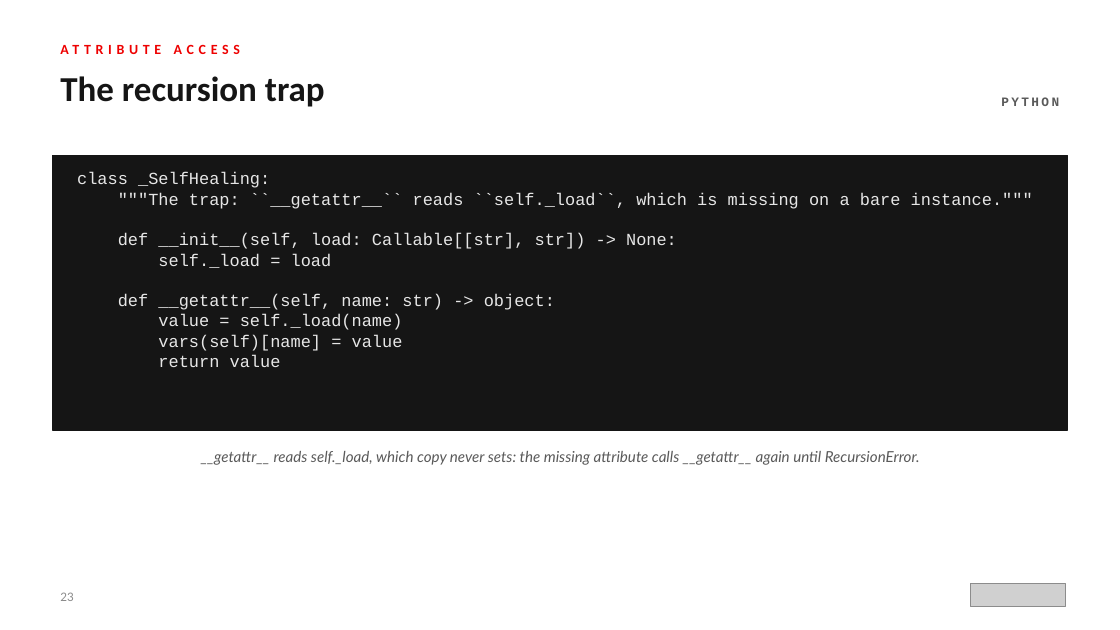
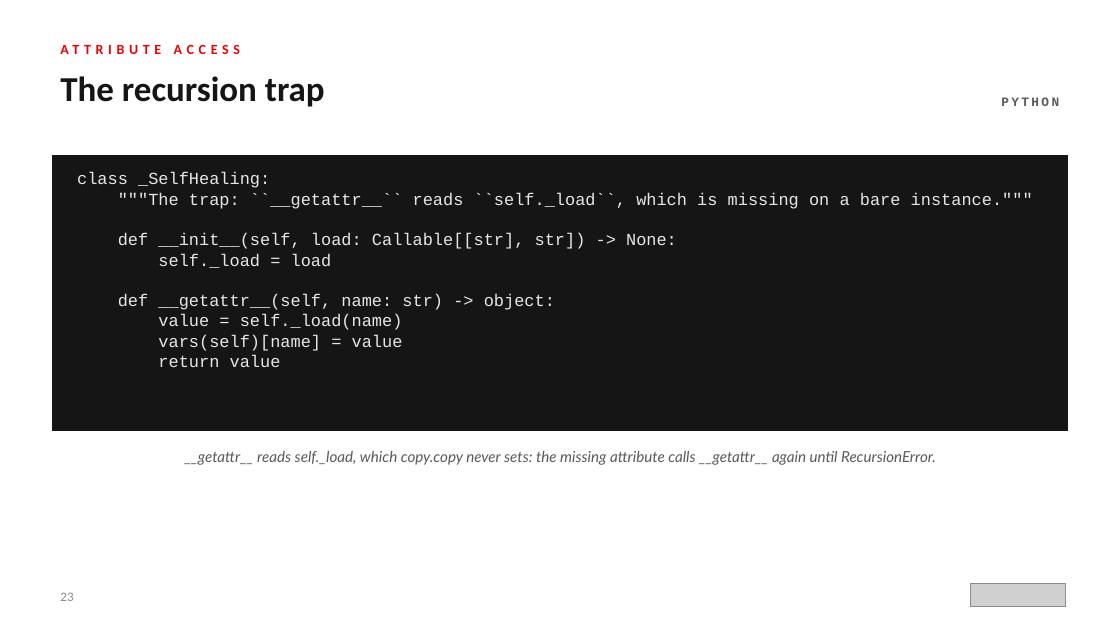
Before and after one commit to patterncatalyst/design-patterns-with-python, a slide deck: slide 23 of presentation/design-patterns-with-python-201-idiomatic-python.pptx. Drawn at 1120x630 pixels with LibreOffice and Linux fonts; fonts in the diff are those of the drawing; grey boxes stand for pictures. Boxes give left, top, right and bottom in pixels: in the first picture for what was removed or moved away, otherwise in the second. Text is boxed around its words. In the diff, an @@ line names an element or a change of style, - is before the commit and + after.

Commit message:
fix(r23): Z5 repair round 1; check_decks refuses self and book pointers

```diff
--- a/presentation/design-patterns-with-python-201-idiomatic-python.pptx
+++ b/presentation/design-patterns-with-python-201-idiomatic-python.pptx
@@ text at box(185, 451, 936, 465): text changed @@
-__getattr__ reads self._load, which copy never sets: the missing attribute calls __getattr__ again until RecursionError.
+__getattr__ reads self._load, which copy.copy never sets: the missing attribute calls __getattr__ again until RecursionError.
```
Also in this commit, not shown: 4 other slides changed, 13 other files.
